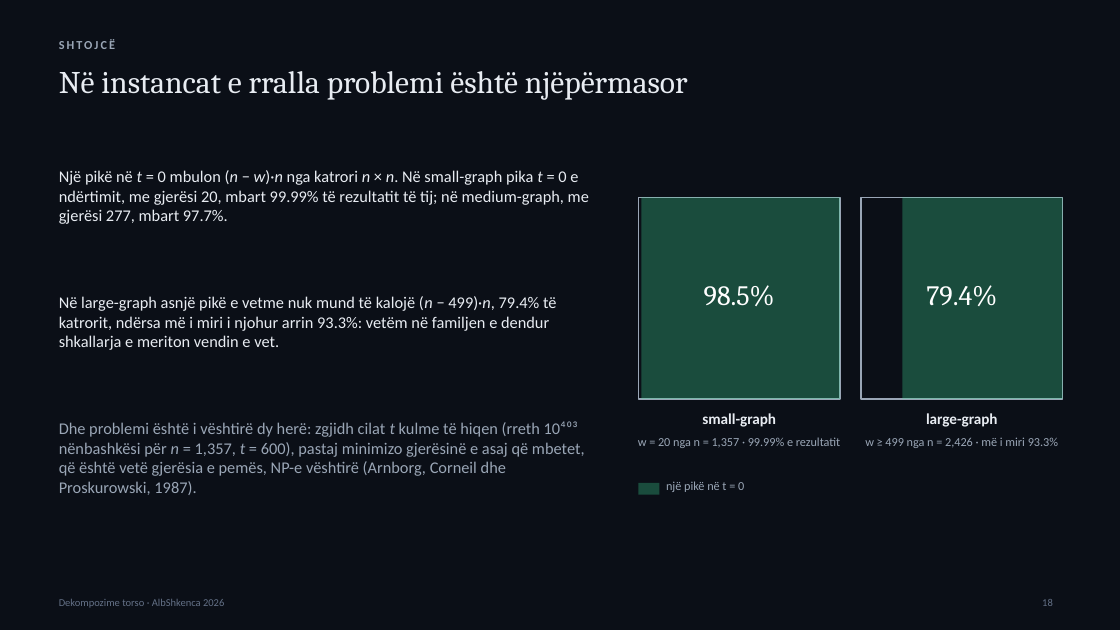
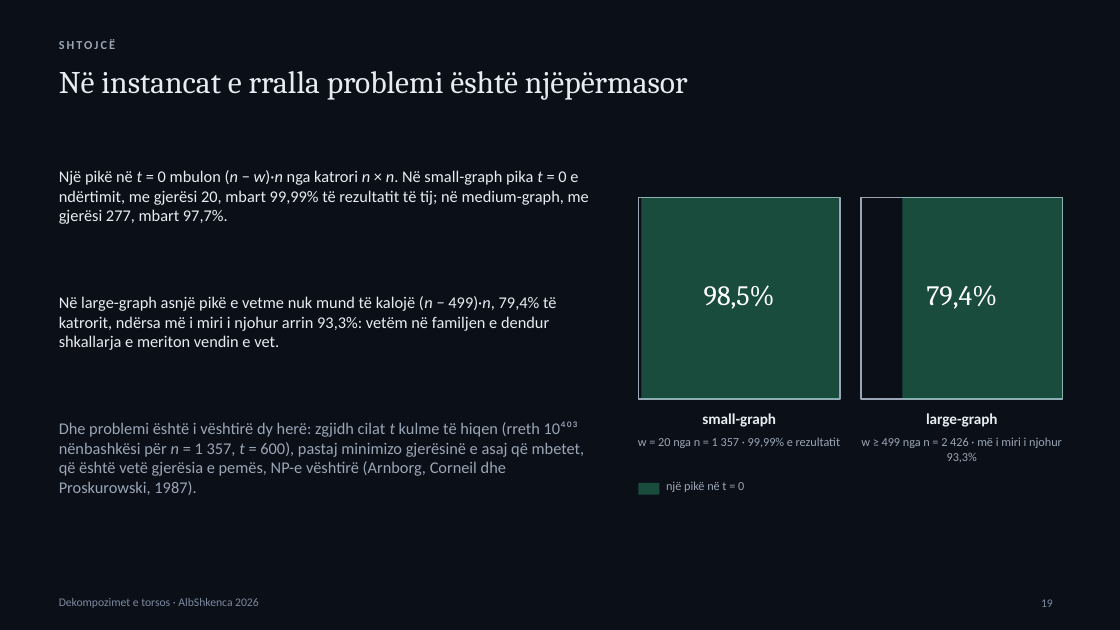
Before and after one commit to adrianymeri/SpOC3, a slide deck: slide 19 of SpOC3-Dekompozime-Torso-AlbShkenca2026-SQ.pptx (slide 18 before the commit). Drawn at 1120x630 pixels with LibreOffice and Linux fonts; fonts in the diff are those of the drawing. Boxes give left, top, right and bottom in pixels: in the first picture for what was removed or moved away, otherwise in the second. Text is boxed around its words. In the diff, an @@ line names an element or a change of style, - is before the commit and + after.

```diff
--- a/SpOC3-Dekompozime-Torso-AlbShkenca2026-SQ.pptx
+++ b/SpOC3-Dekompozime-Torso-AlbShkenca2026-SQ.pptx
@@ text at (59, 170, 589, 224): text changed @@
-Një pikë në t = 0 mbulon (n − w)·n nga katrori n × n. Në small-graph pika t = 0 e ndërtimit, me gjerësi 20, mbart 99.99% të rezultatit të tij; në medium-graph, me gjerësi 277, mbart 97.7%.
+Një pikë në t = 0 mbulon (n − w)·n nga katrori n × n. Në small-graph pika t = 0 e ndërtimit, me gjerësi 20, mbart 99,99% të rezultatit të tij; në medium-graph, me gjerësi 277, mbart 97,7%.
@@ text at (59, 296, 556, 350): text changed @@
-Në large-graph asnjë pikë e vetme nuk mund të kalojë (n − 499)·n, 79.4% të katrorit, ndërsa më i miri i njohur arrin 93.3%: vetëm në familjen e dendur shkallarja e meriton vendin e vet.
+Në large-graph asnjë pikë e vetme nuk mund të kalojë (n − 499)·n, 79,4% të katrorit, ndërsa më i miri i njohur arrin 93,3%: vetëm në familjen e dendur shkallarja e meriton vendin e vet.
@@ text at (704, 285, 775, 309): text changed @@
-98.5%
+98,5%
@@ text at (926, 285, 997, 309): text changed @@
-79.4%
+79,4%
@@ text at (59, 421, 585, 495): text changed @@
-Dhe problemi është i vështirë dy herë: zgjidh cilat t kulme të hiqen (rreth 10⁴⁰³ nënbashkësi për n = 1,357, t = 600), pastaj minimizo gjerësinë e asaj që mbetet, që është vetë gjerësia e pemës, NP-e vështirë (Arnborg, Corneil dhe Proskurowski, 1987).
+Dhe problemi është i vështirë dy herë: zgjidh cilat t kulme të hiqen (rreth 10⁴⁰³ nënbashkësi për n = 1 357, t = 600), pastaj minimizo gjerësinë e asaj që mbetet, që është vetë gjerësia e pemës, NP-e vështirë (Arnborg, Corneil dhe Proskurowski, 1987).
@@ text at (638, 437, 840, 448): text changed @@
-w = 20 nga n = 1,357 · 99.99% e rezultatit
+w = 20 nga n = 1 357 · 99,99% e rezultatit
@@ text at (861, 437, 1062, 462): text changed @@
-w ≥ 499 nga n = 2,426 · më i miri 93.3%
+w ≥ 499 nga n = 2 426 · më i miri i njohur 93,3%
@@ text at (59, 598, 259, 608): text changed; size 9 to 10 pt; text colour #647187 to #7D8AA0 @@
-Dekompozime torso · AlbShkenca 2026
+Dekompozimet e torsos · AlbShkenca 2026
@@ page number at (1041, 599, 1053, 607): text changed; size 9 to 10 pt; text colour #647187 to #7D8AA0 @@
-18
+19
```
Also in this commit, not shown: 19 other slides changed, 1 slide added, 11 other files.
